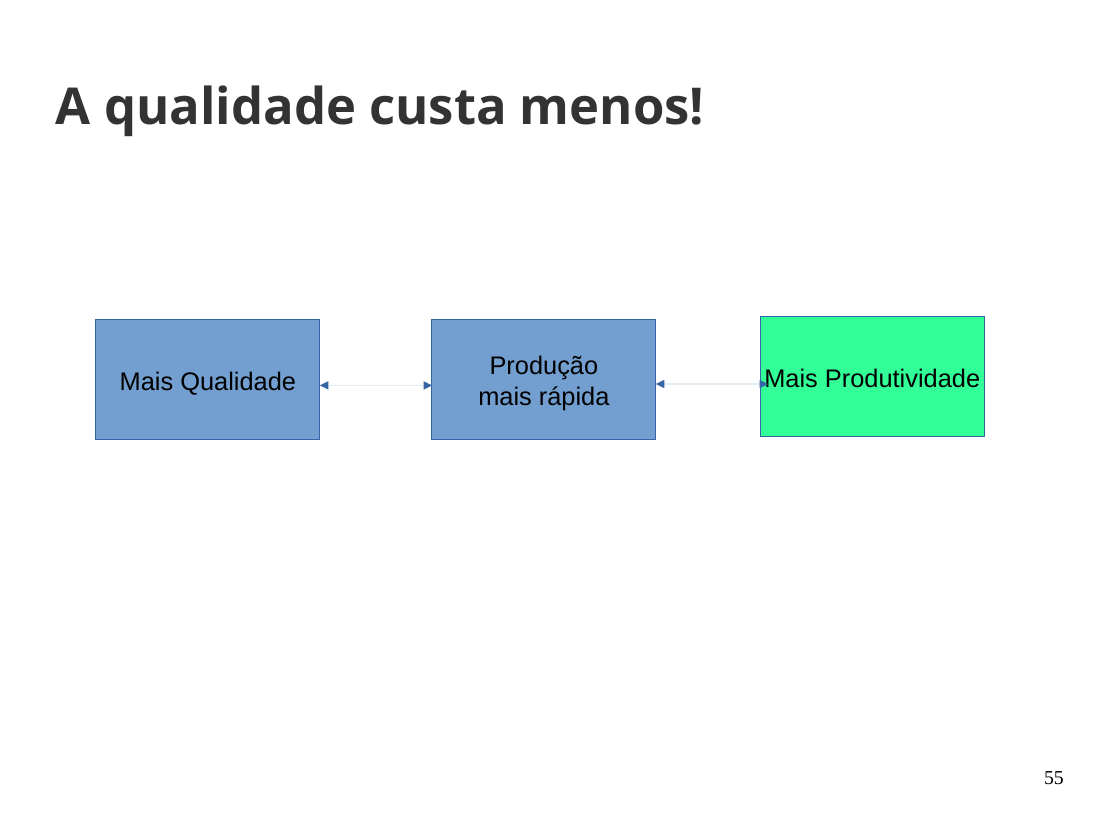
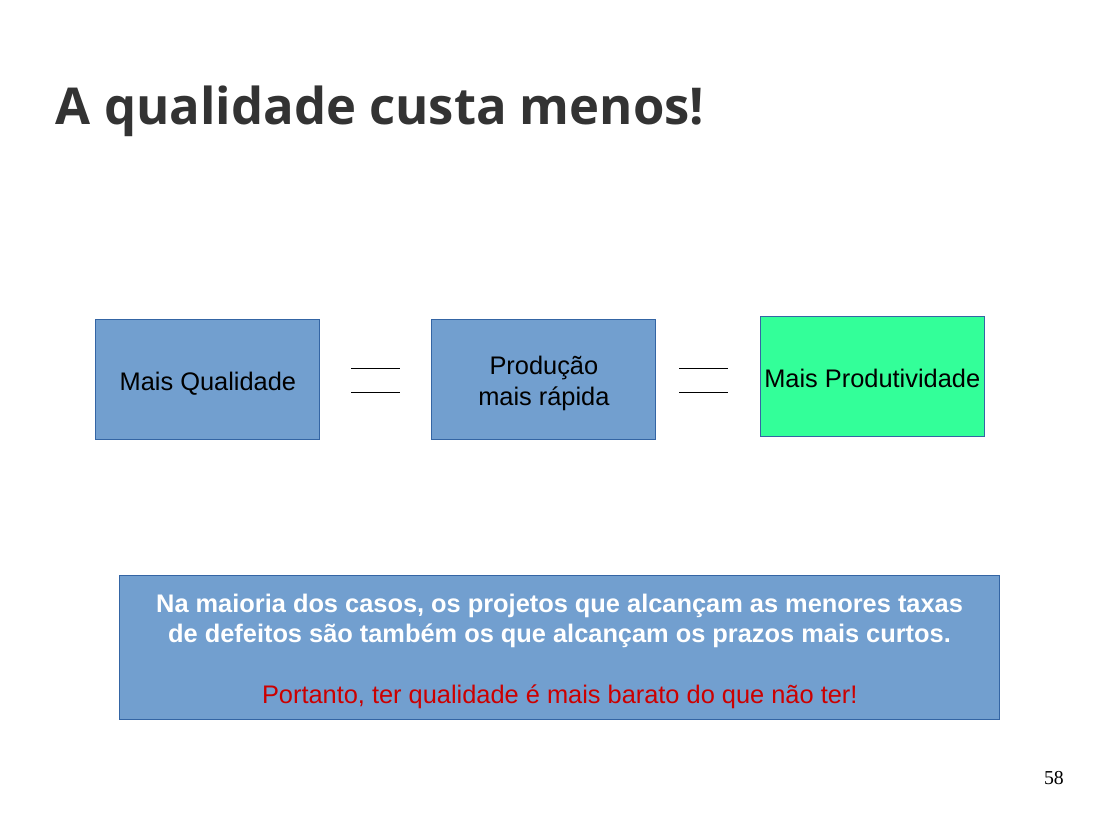
Before and after one commit to joaohelio/eng_de_software, a slide deck: slide 58 of Aulas/20170429/aula_2.odp (slide 55 before the commit). Drawn at 1120x840 pixels with LibreOffice and Linux fonts; fonts in the diff are those of the drawing; background and template pictures are left out. Boxes give left, top, right and bottom in pixels: in the first picture for what was removed or moved away, otherwise in the second. Text is boxed around its words. In the diff, an @@ line names an element or a change of style, - is before the commit and + after.

```diff
--- a/Aulas/20170429/aula_2.odp
+++ b/Aulas/20170429/aula_2.odp
@@ line added from (352, 368) to (400, 368), #000000 0 pt @@
@@ line added from (680, 368) to (729, 368), #000000 0 pt @@
@@ double arrow moved from (320, 385) - (432, 385) to (352, 392) - (400, 392) @@
@@ double arrow (352, 392) - (400, 392): double arrow to line; stroke #3465A4 0 pt to #000000 0 pt @@
@@ double arrow moved from (657, 384) - (768, 384) to (680, 392) - (729, 392) @@
@@ double arrow (680, 392) - (729, 392): double arrow to line; stroke #3465A4 0 pt to #000000 0 pt @@
@@ rectangle added at (120, 576, 1000, 721), fill #729FCF, outline #3465A4 0 pt, 18 pt, text #FFFFFF, bold @@
+Na maioria dos casos, os projetos que alcançam as menores taxas
+de defeitos são também os que alcançam os prazos mais curtos.
+Portanto, ter qualidade é mais barato do que não ter!
@@ page number at (1044, 771, 1064, 785): text changed @@
-55
+58
```
Also in this commit, not shown: 14 other slides changed, 8 slides added.
